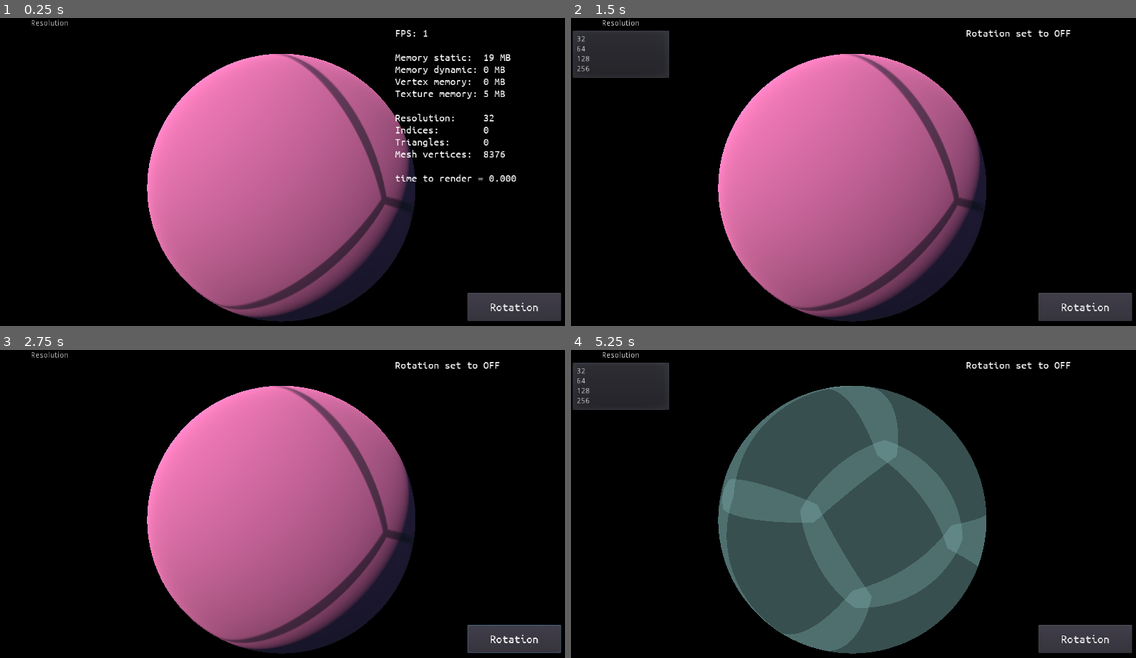
Above: before the commit, frames 1-4 (two rows, left to right).
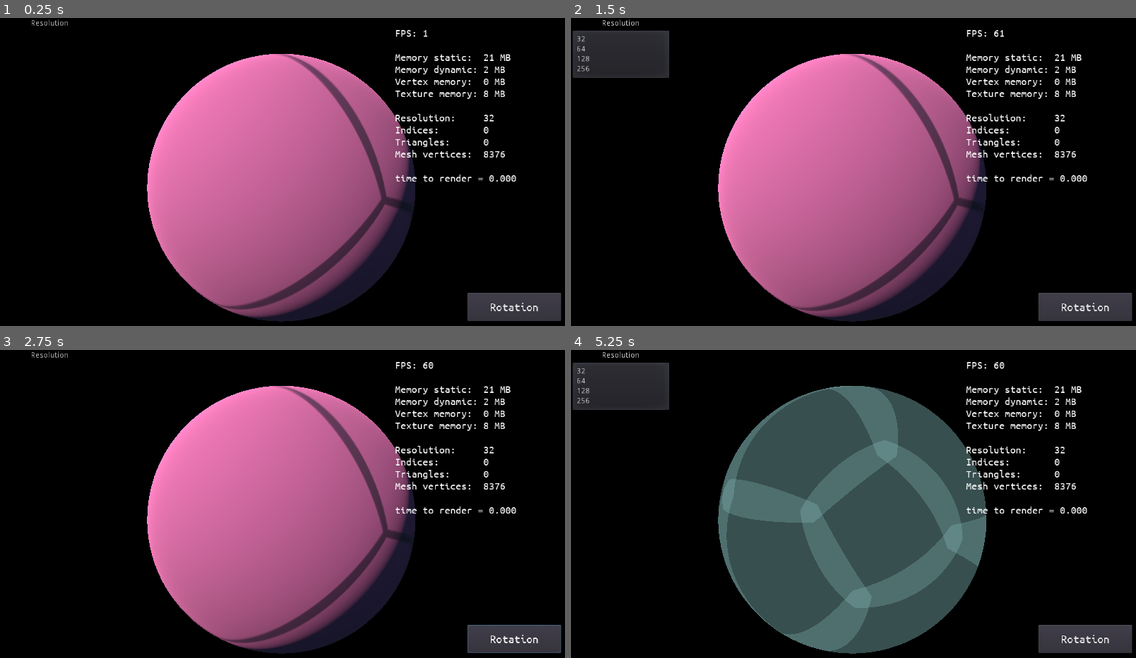
Above: after the commit, the same moments.

Repository: jinjagit/sandbox_1
Game: Godot game, scene res://Main.tscn
Same seed, same stepped clock (60 frames per second), same inputs: the game is played once before the commit and once after it.
Inputs:
- Up to frame 1 (0.25 s): no input
- Up to frame 2 (1.5 s): click "Rotation" at 0.5 s; click "Resolution" at 1.25 s
- Up to frame 3 (2.75 s): click "Rotation" at 2 s
- Up to frame 4 (5.25 s): click "Resolution" at 2.75 s; click "Rotation" at 3.5 s; click "Resolution" at 4.25 s; tap Enter at 5 s; hold P from 5.03 s (still down)

The runs differ from the first frame. In frame 1, less than 0.1% of the frame differs, in the area x 85-88%, y 11-26%; in frame 2, 1.6%, in the area x 69-92%, y 3-54%; in frame 3, 1.6%; in frame 4, 1.6%.

Commit message:
Update stats text via physics frame (otherwise values are old)

Diff:
--- a/Planet.gd
+++ b/Planet.gd
@@ -6,9 +6,10 @@
 
 var resolution := 32
 var margin := 3
-var num_vertices : int = ((resolution * resolution) + (margin * (resolution - 1) * 4)) * 6
+#var num_vertices : int = ((resolution * resolution) + (margin * (resolution - 1) * 4)) * 6
 var bench : String = ''
 var bench_time : float = 0.0
+var update_stats_text = false
 
 var popup
 
@@ -32,7 +33,7 @@
 	var endTime = OS.get_ticks_msec()
 	bench_time = (endTime - startTime) / 1000.0
 
-	update_stats_text()
+	update_stats_text = true
 
 func _input(event):
 	if event is InputEventKey and Input.is_key_pressed(KEY_P):
@@ -62,12 +63,14 @@
 	rotate_object_local(Vector3(1, 0, 0), delta/23)
 	#rotate_object_local(Vector3(0, 0, 1), delta/27)
 
-# Not using to update FPS every physics frame, to optimize benchmarks
-# func _physics_process(_delta):
+func _physics_process(_delta):
+	if update_stats_text == true:
+		update_stats_text()
+		update_stats_text == false
 
 func update_stats_text():
 	bench = "time to render = %.3f" % bench_time
-	num_vertices = ((resolution * resolution) + (margin * (resolution - 1) * 4)) * 6
+	var num_vertices = ((resolution * resolution) + (margin * (resolution - 1) * 4)) * 6
 	var indices : float = Performance.get_monitor(Performance.RENDER_VERTICES_IN_FRAME)
 
 	StatsText.text = (
@@ -77,8 +80,8 @@
 		+ "Vertex memory:  " + str(round(Performance.get_monitor(Performance.RENDER_VERTEX_MEM_USED)/1024/1024)) + " MB\n"
 		+ "Texture memory: " + str(round(Performance.get_monitor(Performance.RENDER_TEXTURE_MEM_USED)/1024/1024)) + " MB\n\n"
 		+ "Resolution:     " + str(resolution) + "\n"
-		+ "Indices:        " + str(indices) + "\n"
-		+ "Triangles:      " + str(indices / 6)  + "\n"
+		+ "Indices:        " + str(Performance.get_monitor(Performance.RENDER_VERTICES_IN_FRAME)) + "\n"
+		+ "Triangles:      " + str(Performance.get_monitor(Performance.RENDER_VERTICES_IN_FRAME) / 6)  + "\n"
 		+ "Mesh vertices:  " + str(num_vertices) + "\n\n"
 		+ bench
 	)
@@ -91,9 +94,6 @@
 	else:
 		StatsText.text = str('Rotation set to OFF')
 
-func menu_resolution_select():
-	print("hello from Planet.gd")
-
 func _on_item_pressed(ID):
 	resolution = int(popup.get_item_text(ID))
 	print(resolution, " pressed (via Planet class)")
